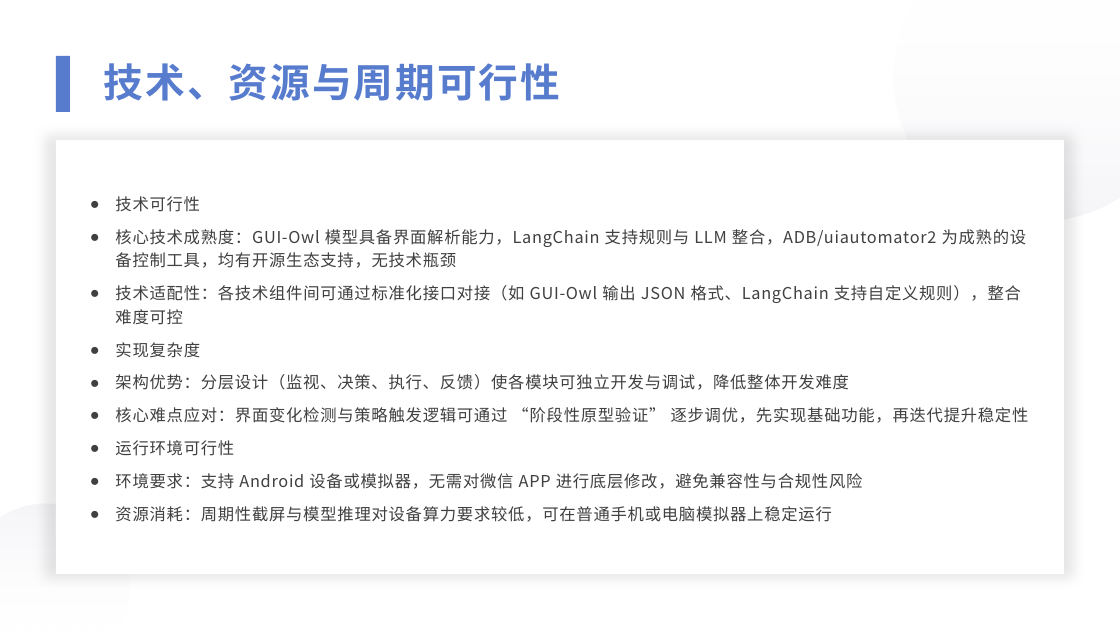
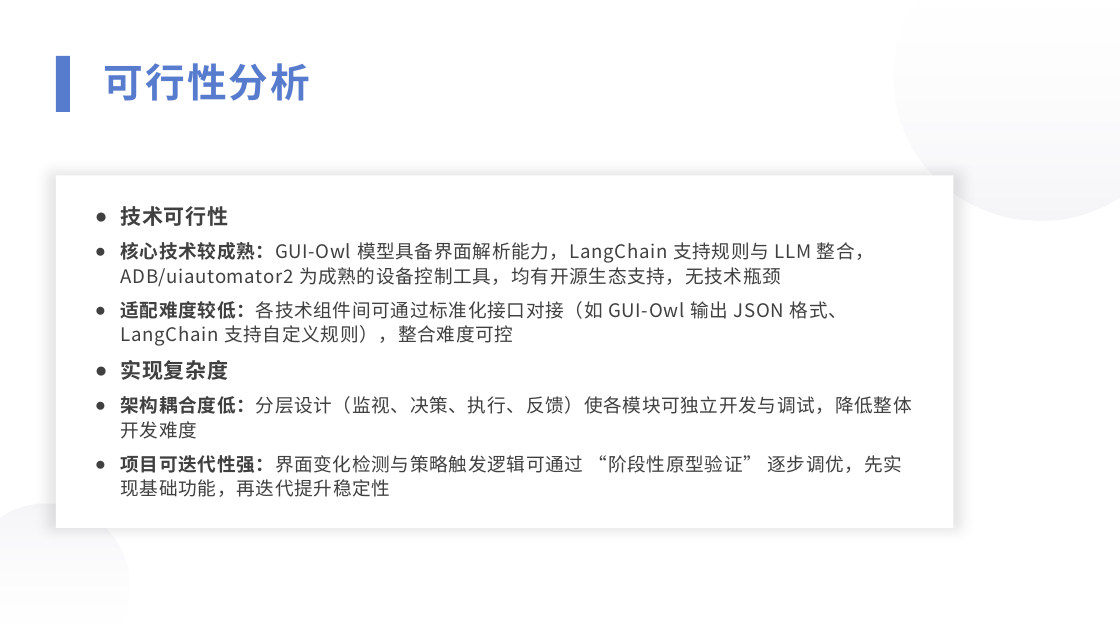
Before and after one commit to 221240008/2025_AI_projrct, a slide deck: slide 13 of 中期展示.pptx. Drawn at 1120x630 pixels with LibreOffice and Linux fonts; fonts in the diff are those of the drawing. Boxes give left, top, right and bottom in pixels: in the first picture for what was removed or moved away, otherwise in the second. Text is boxed around its words. In the diff, an @@ line names an element or a change of style, - is before the commit and + after.

Commit message:
修改中期展示（除技术实现部分）

```diff
--- a/中期展示.pptx
+++ b/中期展示.pptx
@@ text at [104, 63, 310, 101]: text changed @@
-技术、资源与周期可行性
+可行性分析
@@ rectangle: place and size @@
-rectangle at [56, 140, 1065, 575]
+rectangle at [56, 176, 954, 528]
@@ text "技术可行性": place and size @@
-text "技术可行性" at [115, 196, 1029, 522]
+text "技术可行性" at [121, 206, 912, 497]
@@ text at [121, 206, 229, 380]: size 14 to 18 pt, bold on in "技术可行性", "实现复杂度"; line spacing 1.2 to 1.1 @@
@@ text at [121, 242, 874, 346]: text changed; size 14 to 16 pt @@
-● 核心技术成熟度：GUI-Owl 模型具备界面解析能力，LangChain 支持规则与 LLM 整合，ADB/uiautomator2 为成熟的设备控制工具，均有开源生态支持，无技术瓶颈
-● 技术适配性：各技术组件间可通过标准化接口对接（如 GUI-Owl 输出 JSON 格式、LangChain 支持自定义规则），整合难度可控
+● 核心技术较成熟：GUI-Owl 模型具备界面解析能力，LangChain 支持规则与 LLM 整合，ADB/uiautomator2 为成熟的设备控制工具，均有开源生态支持，无技术瓶颈
+● 适配难度较低：各技术组件间可通过标准化接口对接（如 GUI-Owl 输出 JSON 格式、LangChain 支持自定义规则），整合难度可控
@@ text at [121, 396, 912, 497]: text changed; size 14 to 16 pt @@
-● 架构优势：分层设计（监视、决策、执行、反馈）使各模块可独立开发与调试，降低整体开发难度
-● 核心难点应对：界面变化检测与策略触发逻辑可通过 “阶段性原型验证” 逐步调优，先实现基础功能，再迭代提升稳定性
-● 运行环境可行性
-● 环境要求：支持 Android 设备或模拟器，无需对微信 APP 进行底层修改，避免兼容性与合规性风险
-● 资源消耗：周期性截屏与模型推理对设备算力要求较低，可在普通手机或电脑模拟器上稳定运行
+● 架构耦合度低：分层设计（监视、决策、执行、反馈）使各模块可独立开发与调试，降低整体开发难度
+● 项目可迭代性强：界面变化检测与策略触发逻辑可通过 “阶段性原型验证” 逐步调优，先实现基础功能，再迭代提升稳定性
```
Also in this commit, not shown: 11 other slides changed, 2 other files.
